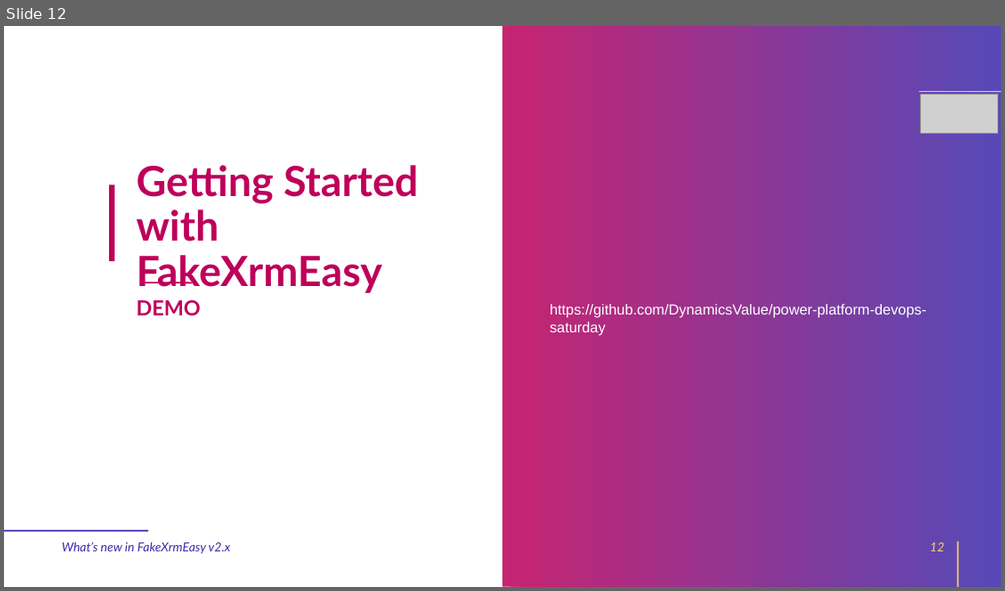
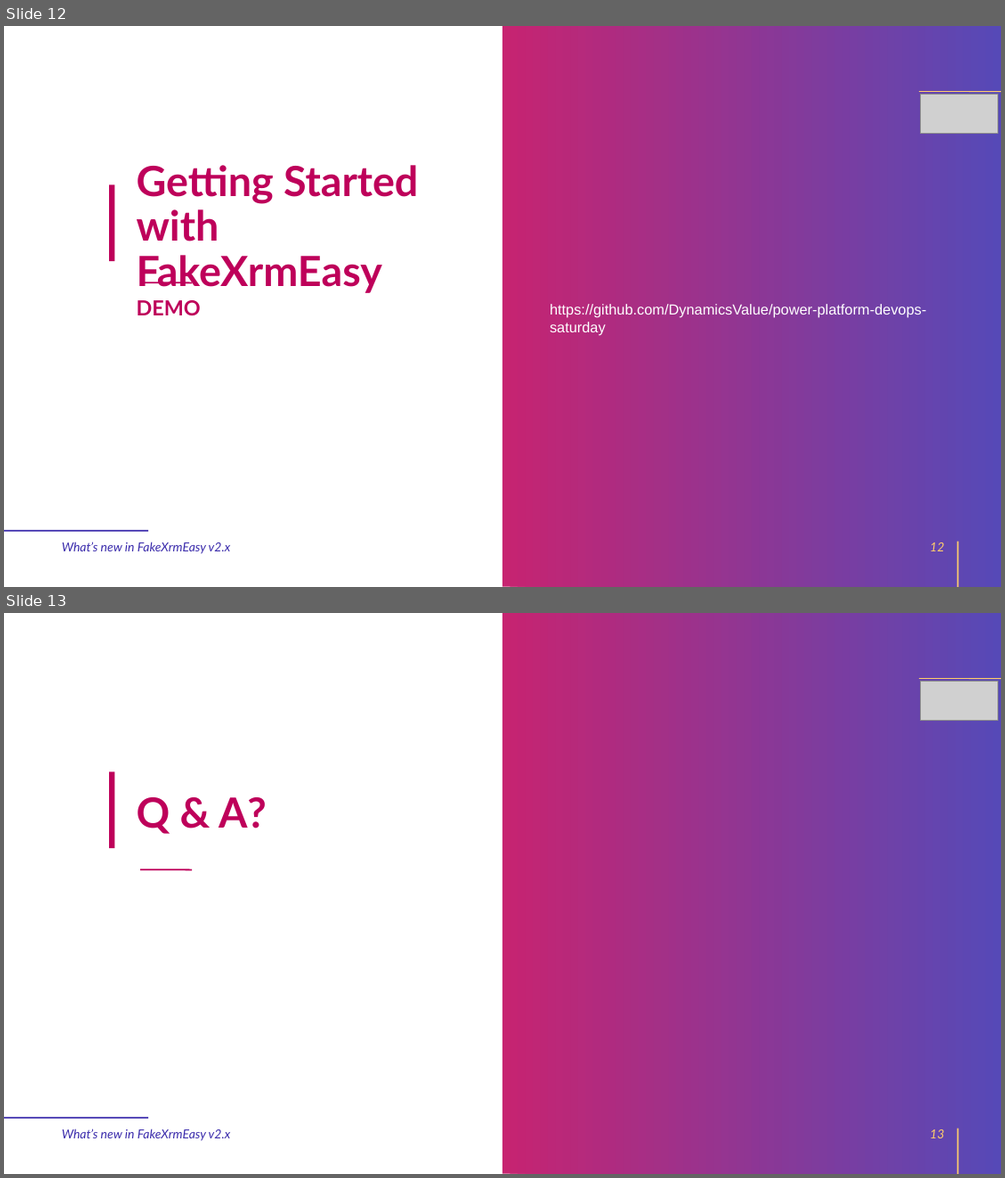
Before and after one commit to DynamicsValue/power-platform-devops-saturday, a slide deck: slides.pptx. Shown one above the other, each under a label of ours: slide 12 before the commit, slides 12 and 13 after it. The pictures are 1005x591 and 1005x1178 pixels, drawn with LibreOffice and Linux fonts; fonts in the diff are those of the drawing; grey boxes stand for pictures; background and template pictures are left out. Boxes give left, top, right and bottom in pixels: in the first picture for what was removed or moved away, otherwise in the second. Text is boxed around its words. In the diff, an @@ line names an element or a change of style, - is before the commit and + after.

```diff
--- a/slides.pptx
+++ b/slides.pptx
@@ slide 13 added at [4, 613, 1001, 1174], background picture (left out); not listed: 6 template elements that a slide beside it also shows @@
@@ picture added at [921, 681, 998, 721] @@
@@ text added at [137, 797, 267, 834], 40 pt, text #BE005A, bold @@
+Q & A?
@@ text added at [62, 1128, 231, 1141], 12 pt, text #3B2CAC, italic @@
+What’s new in FakeXrmEasy v2.x
@@ page number added at [930, 1129, 944, 1138], 12 pt, text #FFCD6B, italic @@
+13
```
Also in this commit, not shown: 1 slide changed, 1 other slide added.
